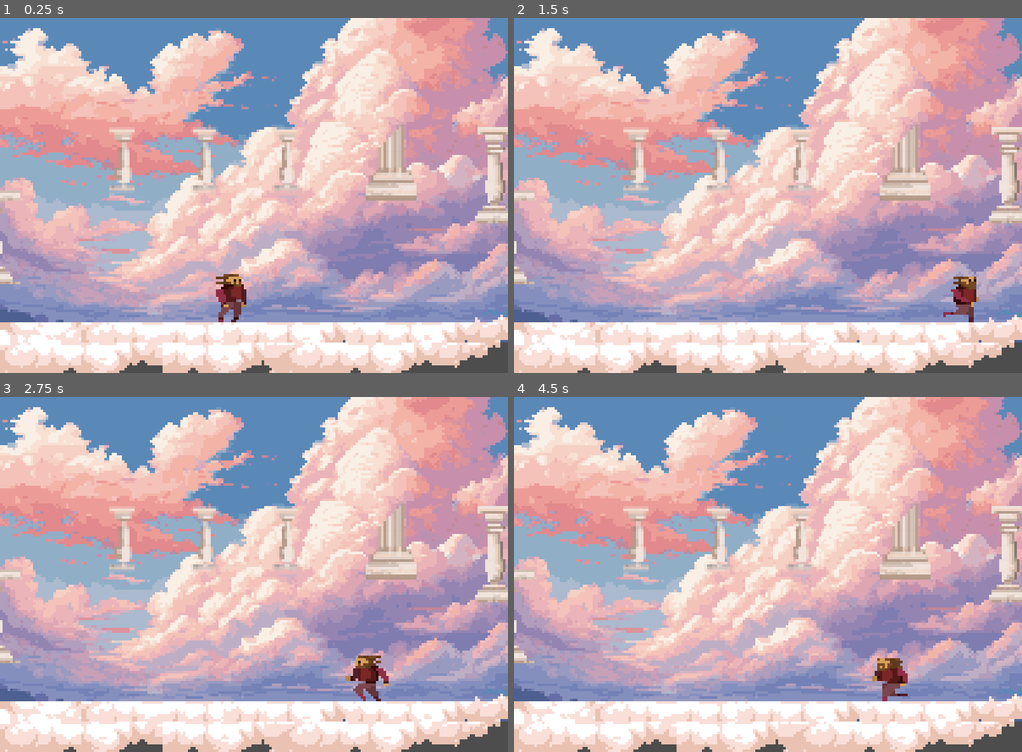
Above: before the commit, frames 1-4 (two rows, left to right).
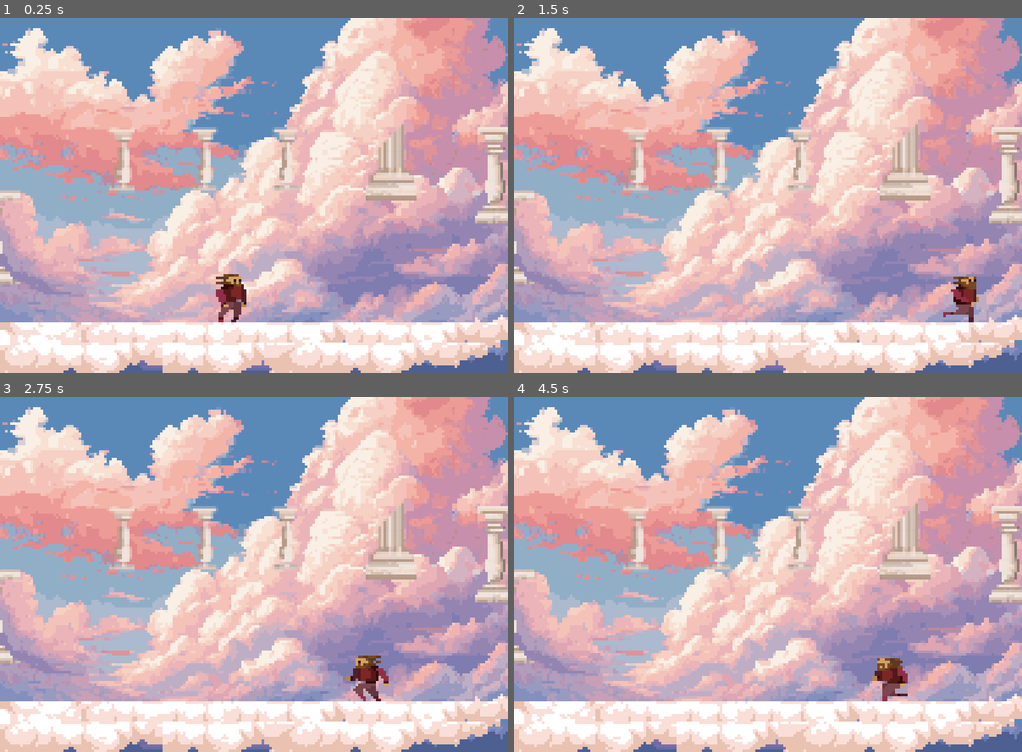
Above: after the commit, the same moments.

Repository: yhoundz/hellbound-to-heaven
Game: Godot game, scene res://world/world.tscn
Two runs of this game, one before a commit and one after it. Both use one fixed random seed, a clock stepped at 60 frames per second and the inputs below. The engine's default icon, where the game draws it, is replaced by a stand-in: a white triangle on a blue panel in a dark square.
Inputs:
- Up to frame 1 (0.25 s): no input
- Up to frame 2 (1.5 s): tap Enter (ui_accept) at 0.5, 0.77 s; hold Right (ui_right) from 0.53 s (still down)
- Up to frame 3 (2.75 s): tap Enter (ui_accept) at 1.52 s; release Right (ui_right) at 2.03 s; hold Left (ui_left) from 2.03 s (still down)
- Up to frame 4 (4.5 s): release Left (ui_left) at 2.78 s; hold Right (ui_right) 2.78-4.28 s; tap Enter (ui_accept) at 3.02, 3.77 s; hold Left (ui_left) from 4.28 s (still down)

The runs differ from the first frame. In frame 1, 35% of the frame differs, in the area x 0-100%, y 4-100%; in frame 2, 36%; in frame 3, 35%; in frame 4, 35%.

Commit message:
add camera

Diff:
--- a/project.godot
+++ b/project.godot
@@ -22,6 +22,7 @@
 window/size/window_width_override=1600
 window/size/window_height_override=1024
 window/stretch/mode="viewport"
+window/stretch/scale_mode="integer"
 
 [rendering]
 
--- /dev/null
+++ b/world/camera.gd
@@ -0,0 +1,15 @@
+extends Camera2D
+class_name Camera
+
+@onready var v_height: int = ProjectSettings.get("display/window/size/viewport_height")
+
+func _ready():
+	print(v_height)
+
+func _on_top_area_body_entered(body):
+	if body is Player:
+		self.position.y -= v_height
+
+func _on_bottom_area_body_entered(body):
+	if body is Player:
+		self.position.y += v_height
--- /dev/null
+++ b/world/camera.tscn
@@ -0,0 +1,27 @@
+[gd_scene load_steps=3 format=3 uid="uid://boyt3rlqevx1y"]
+
+[ext_resource type="Script" path="res://world/camera.gd" id="1_p6wv0"]
+
+[sub_resource type="RectangleShape2D" id="RectangleShape2D_axucb"]
+size = Vector2(200, 1)
+
+[node name="camera" type="Camera2D"]
+position = Vector2(100, 70)
+script = ExtResource("1_p6wv0")
+
+[node name="top_area" type="Area2D" parent="."]
+position = Vector2(-1, -82)
+
+[node name="CollisionShape2D" type="CollisionShape2D" parent="top_area"]
+position = Vector2(1, 10.5)
+shape = SubResource("RectangleShape2D_axucb")
+
+[node name="bottom_area" type="Area2D" parent="."]
+position = Vector2(-1, -82)
+
+[node name="CollisionShape2D" type="CollisionShape2D" parent="bottom_area"]
+position = Vector2(1, 156)
+shape = SubResource("RectangleShape2D_axucb")
+
+[connection signal="body_entered" from="top_area" to="." method="_on_top_area_body_entered"]
+[connection signal="body_entered" from="bottom_area" to="." method="_on_bottom_area_body_entered"]
--- a/world/world.tscn
+++ b/world/world.tscn
@@ -1,10 +1,11 @@
-[gd_scene load_steps=11 format=3 uid="uid://c82ssjjlw1cm7"]
+[gd_scene load_steps=12 format=3 uid="uid://c82ssjjlw1cm7"]
 
 [ext_resource type="Texture2D" uid="uid://blgjwfcn1rrcp" path="res://assets/Sky2.png" id="1_aafo5"]
 [ext_resource type="PackedScene" uid="uid://cd7yfc7x0f7gl" path="res://player/player.tscn" id="2_2ox7e"]
 [ext_resource type="Texture2D" uid="uid://1f1yw20ih61o" path="res://assets/game_assets.png" id="2_er6hu"]
 [ext_resource type="PackedScene" uid="uid://b4uc20csepgo7" path="res://world/mehanics/portal.tscn" id="3_nri13"]
 [ext_resource type="AudioStream" uid="uid://rma2kotneoij" path="res://assets/audio/Levels/Heaven/511195__theojt__gates-of-heaven-music.mp3" id="5_own8s"]
+[ext_resource type="PackedScene" uid="uid://boyt3rlqevx1y" path="res://world/camera.tscn" id="6_e7o5b"]
 
 [sub_resource type="TileSetAtlasSource" id="TileSetAtlasSource_qyu6i"]
 texture = ExtResource("2_er6hu")
@@ -1379,17 +1380,21 @@
 
 [node name="World" type="Node2D"]
 
-[node name="TextureRect" type="TextureRect" parent="."]
+[node name="camera" parent="." instance=ExtResource("6_e7o5b")]
+
+[node name="TextureRect" type="TextureRect" parent="camera"]
 texture_filter = 1
 anchors_preset = 15
 anchor_right = 1.0
 anchor_bottom = 1.0
-offset_right = 200.0
-offset_bottom = 128.0
+offset_left = -100.0
+offset_top = -70.0
+offset_right = 100.0
+offset_bottom = 70.0
 grow_horizontal = 2
 grow_vertical = 2
 texture = ExtResource("1_aafo5")
-stretch_mode = 1
+expand_mode = 2
 
 [node name="TileMap2" type="TileMap" parent="."]
 texture_filter = 1
